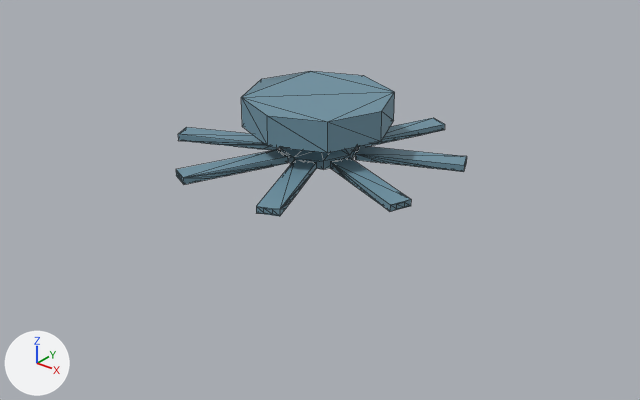
The glTF model models/ceiling_fan.glb as it was, and as the next commit left it.
One viewpoint serves both versions: a 50 mm camera at (6.24, -7.76, 12.46) aimed at (0.24, -0.26, 7.81). The axes (+X, +Y, +Z) are drawn at lower left. The lights are the same throughout. Mesh edges are drawn as thin lines. Where no turn or scale is listed for an object, it has been applied to the vertices.

The older version as bpy lines, for what is in view:
```python
me_cylinder = bpy.data.meshes.new('Cylinder')
me_cylinder.from_pydata(...)  # 40 vertices, 70 faces; spans x -0.9..0.92, y -0.91..0.91, z 8.53..9.02
me_cylinder.materials.append(mat_material_006)  # blue #6e92a3
me_cylinder_002 = bpy.data.meshes.new('Cylinder.002')
me_cylinder_002.from_pydata(...)  # 496 vertices, 950 faces; spans x -1.69..1.71, y -1.7..1.68, z 8.22..8.53
# faces by material slot: [854, 32, 32, 32]
me_cylinder_002.materials.append(mat_material_006)  # blue #6e92a3
me_cylinder_002.materials.append(mat_material_001)  # white #ffffff
me_cylinder_002.materials.append(mat_material_012)  # white #ffffff
me_cylinder_002.materials.append(mat_material_007)  # white #ffffff
ob_ceiling_fan = bpy.data.objects.new('ceiling_fan', me_cylinder_002)
ob_ceiling_fan.location = (0.0, 0.0, 0.0)
ob_ceiling_fan_base = bpy.data.objects.new('ceiling_fan_base', me_cylinder)
ob_ceiling_fan_base.location = (0.0, 0.0, 0.0)
```
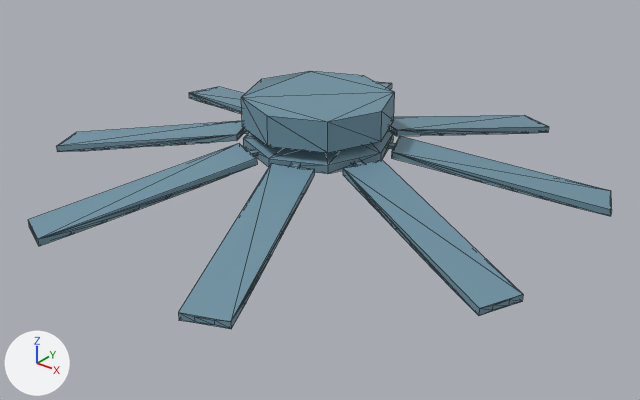
Location of each change, [x1, y1, x2, y2] in pixels of the pictures (640 x 400 px):
'ceiling_fan.001', added (blue)
    after: [28, 82, 612, 329]
'ceiling_fan', deleted (blue)
    before: [176, 118, 467, 216]

The change, as a diff of the scene's bpy script:
```diff
--- a/models/ceiling_fan.glb.py
+++ b/models/ceiling_fan.glb.py
@@ me_cylinder_015 @@
+me_cylinder_015.from_pydata(...)  # 496 vertices, 950 faces; spans x -3.29..3.31, y -3.29..3.26, z 7.99..8.68
+# faces by material slot: [854, 32, 32, 32]
+me_cylinder_015.materials.append(mat_material_006)  # blue #6e92a3
+me_cylinder_015.materials.append(mat_material_001)  # white #ffffff
+me_cylinder_015.materials.append(mat_material_012)  # white #ffffff
+me_cylinder_015.materials.append(mat_material_007)  # white #ffffff
@@ ob_ceiling_fan @@
-ob_ceiling_fan = bpy.data.objects.new('ceiling_fan', me_cylinder_002)
-ob_ceiling_fan.location = (0.0, 0.0, 0.0)
@@ ob_ceiling_fan_001 @@
+ob_ceiling_fan_001 = bpy.data.objects.new('ceiling_fan.001', me_cylinder_015)
+ob_ceiling_fan_001.location = (0.0, 0.0, 0.0)
```
